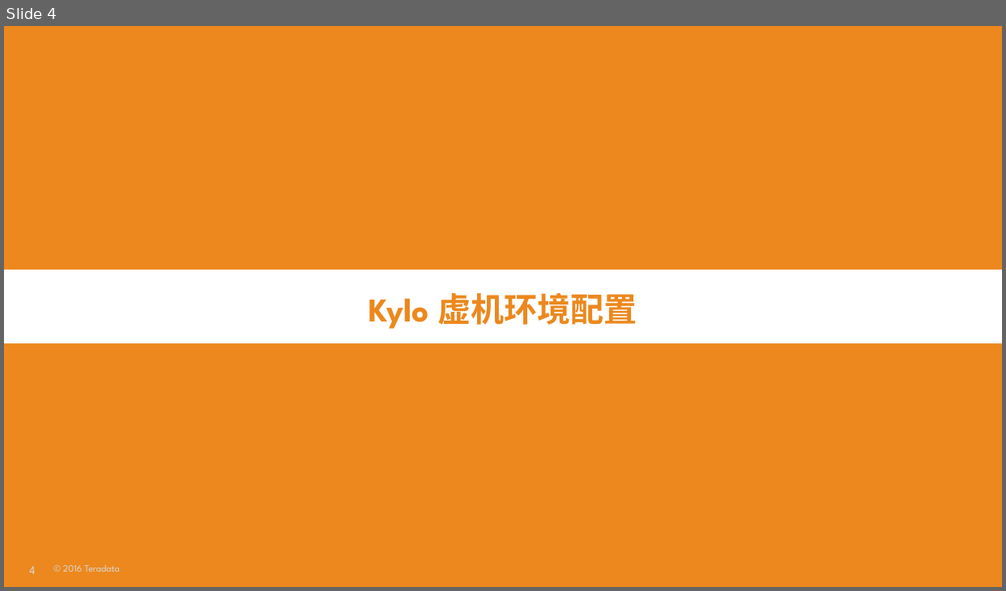
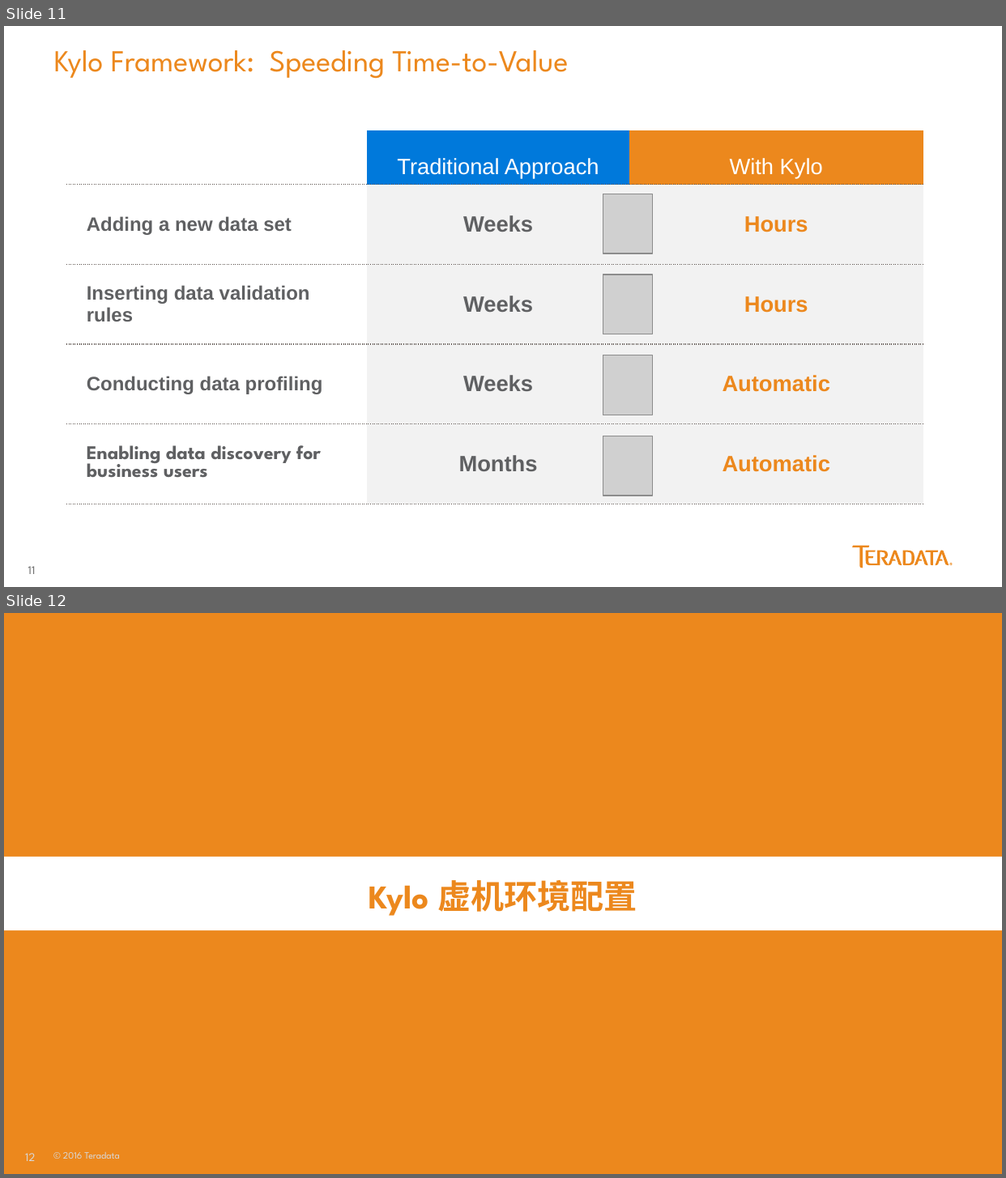
Before and after one commit to yaoran2000/MyTeradata, a slide deck: slides/Kylo配置与使用.pptx. Shown one above the other, each under a label of ours: slide 4 before the commit, slides 11 and 12 after it. The pictures are 1006x591 and 1006x1178 pixels, drawn with LibreOffice and Linux fonts; fonts in the diff are those of the drawing; grey boxes stand for pictures. Boxes give left, top, right and bottom in pixels: in the first picture for what was removed or moved away, otherwise in the second. Text is boxed around its words. In the diff, an @@ line names an element or a change of style, - is before the commit and + after.

Commit message:
Kylo update

```diff
--- a/slides/Kylo配置与使用.pptx
+++ b/slides/Kylo配置与使用.pptx
@@ slide 11 added at <box>4,26,1002,587</box>, background #FFFFFF; not listed: 1 template element that a slide beside it also shows @@
@@ text added at <box>54,50,568,79</box>, 22 pt, text #EC881D @@
+Kylo Framework: Speeding Time-to-Value
@@ table added at <box>67,130,629,505</box>, 5 rows, 2 columns @@
+ | Traditional Approach
+Adding a new data set | Weeks
+Inserting data validation rules | Weeks
+Conducting data profiling | Weeks
+Enabling data discovery for business users | Months
@@ table added at <box>629,130,923,505</box>, 5 rows, 1 columns @@
+With Kylo
+Hours
+Hours
+Automatic
+Automatic
@@ group added at <box>603,194,652,496</box>: 4 pictures @@
@@ freeform shape added at <box>852,546,949,568</box>, fill #EC881D @@
@@ freeform shape added at <box>950,563,952,566</box>, fill #EC881D @@
@@ what was slide 4 is now slide 12 @@
@@ page number at <box>25,1153,35,1161</box>: text changed @@
-4
+12
```
Also in this commit, not shown: 4 slides changed, 12 other slides added, 2 slides removed, 3 other files.
